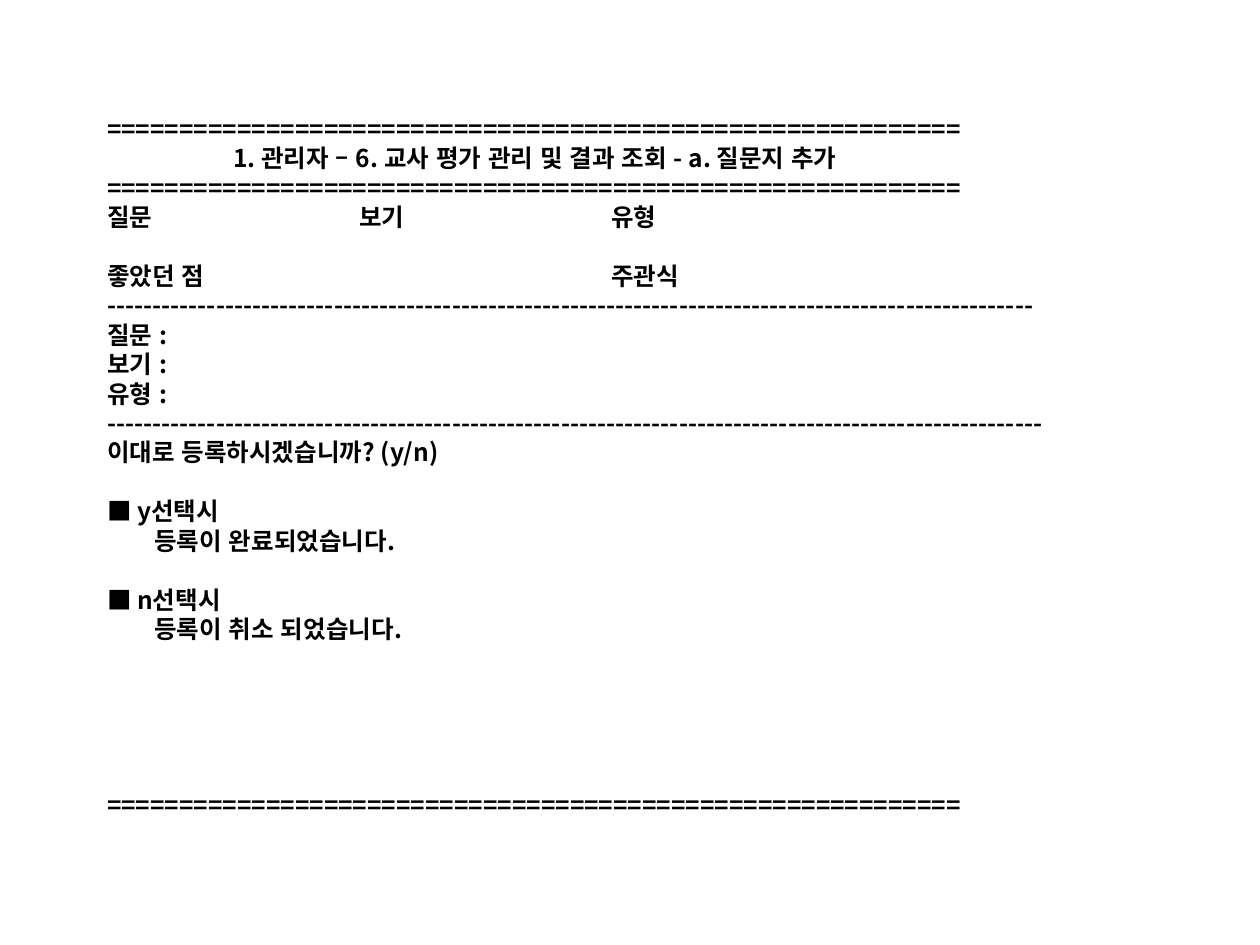
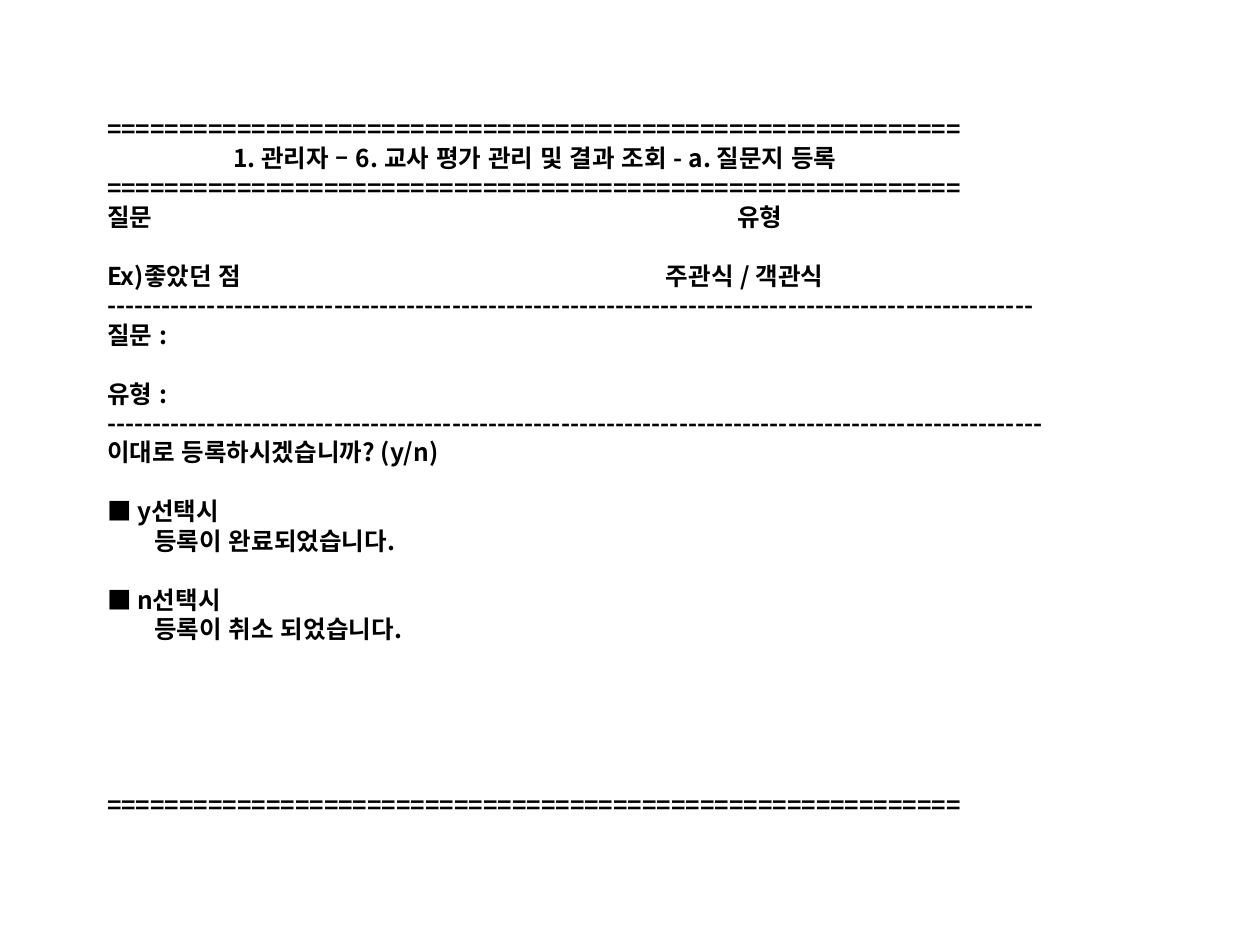
Before and after one commit to Yian-Kim/SEDU-Center, a slide deck: slide 41 of 03. 화면설계/01. 관리자/[디비2조]화면설계_관리자.pptx (slide 50 before the commit). Drawn at 1260x945 pixels with LibreOffice and Linux fonts; fonts in the diff are those of the drawing. Boxes give left, top, right and bottom in pixels: in the first picture for what was removed or moved away, otherwise in the second. Text is boxed around its words. In the diff, an @@ line names an element or a change of style, - is before the commit and + after.

Commit message:
1. POWER POINT 파일 수정
- [디비2조]화면설계_관리자.pptx 파일 수정
  (03. 화면설계\01. 관리자\[디비2조]화면설계_관리자.pptx)
- 관리자 메뉴 6번 교사평가 관리 및 결과 조회 수정

```diff
--- a/03. 화면설계/01. 관리자/[디비2조]화면설계_관리자.pptx
+++ b/03. 화면설계/01. 관리자/[디비2조]화면설계_관리자.pptx
@@ text at box(107, 146, 836, 290): text changed @@
-===========================================================
-1. 관리자 – 6. 교사 평가 관리 및 결과 조회 - a. 질문지 추가
-===========================================================
-질문 보기 유형
-좋았던 점 주관식
+===========================================================
+1. 관리자 – 6. 교사 평가 관리 및 결과 조회 - a. 질문지 등록
+===========================================================
+질문 유형
+Ex)좋았던 점 주관식 / 객관식
@@ text at box(107, 352, 152, 375): paragraph removed @@
-보기 :
```
Also in this commit, not shown: 9 other slides changed, 1 slide added, 8 slides removed.
